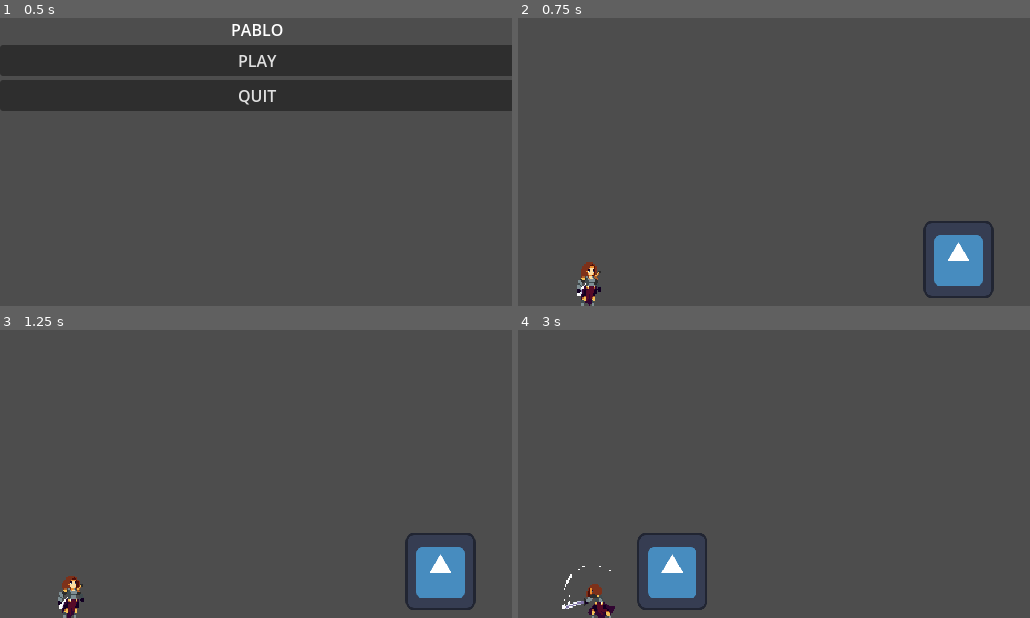
Above: before the commit, frames 1-4 (two rows, left to right).
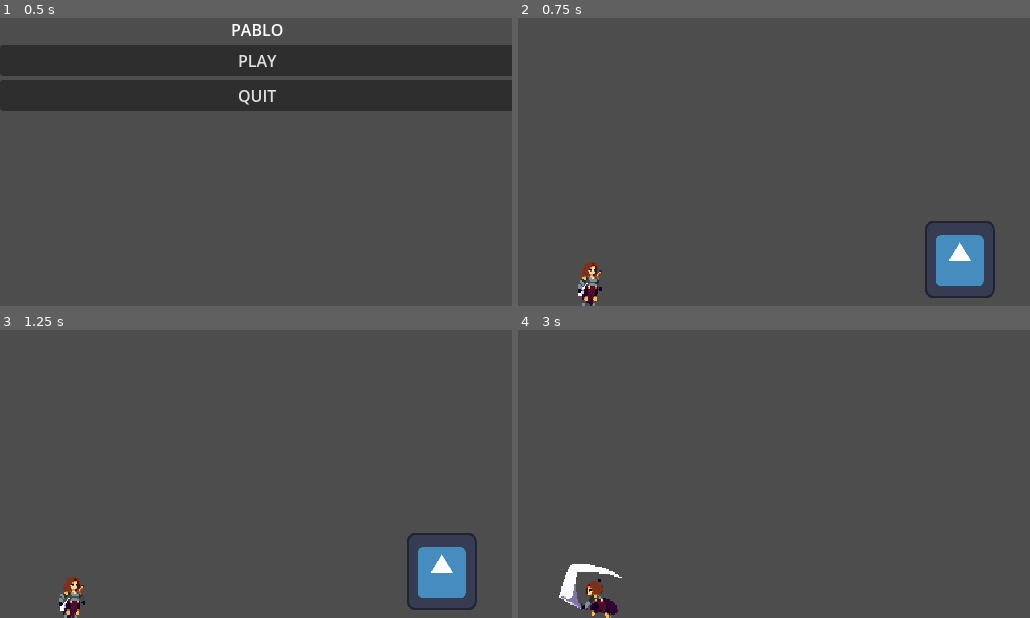
Above: after the commit, the same moments.

Repository: BaoQui/Pablo-s-Adventure
Game: Godot game, scene res://main_menu.tscn
The game is run twice, just before and just after one commit, with the same random seed, the same clock (stepped at 60 frames per second) and the same inputs. The engine's default icon, where the game draws it, is replaced by a stand-in: a white triangle on a blue panel in a dark square.
Inputs:
- Up to frame 1 (0.5 s): no input
- Up to frame 2 (0.75 s): click "PLAY" at 0.5 s
- Up to frame 3 (1.25 s): no input
- Up to frame 4 (3 s): tap Enter (ui_accept) at 1.25, 1.52, 2.27 s; hold Right (ui_right) 1.28-2.78 s; tap J (ui_punch) at 1.35, 2.3, 2.85 s; tap K (ui_shoot, bound only after the commit) at 1.55, 2.1 s; hold Left (ui_left) from 2.78 s (still down)

Frame 1 is identical in both runs. In frame 2, 0.7% of the frame differs, in the area x 11-94%, y 70-100%; in frame 3, 0.8%; in frame 4, 3.0%, in the area x 8-37%, y 70-100%.

Commit message:
Projectile  And Sword Damage
Projectile does damage

Diff:
--- a/player.gd
+++ b/player.gd
@@ -18,21 +18,29 @@
 # --- Punch settings ---
 @export var punch_damage: int = 10
 @export var punch_cooldown: float = 0.3
-@export var punch_duration: float = 0.25 # Duration of punch in seconds
-@export var air_punch_push: float = 50.0  # Optional small forward push in air
-
+@export var punch_duration: float = 0.25
+@export var air_punch_push: float = 50.0
+
+# --- Projectile settings ---
+@export var projectile_scene: PackedScene
+@export var projectile_distance: float = 500.0
+@export var projectile_speed: float = 600.0
+@export var projectile_damage: int = 20
+@export var projectile_cooldown: float = 0.5
+
+# --- Node references ---
 @onready var punch_hitbox = $PunchHitbox
 @onready var anim = $AnimatedSprite2D
 
+# --- State variables ---
 var punch_timer: float = 0.0
+var projectile_timer: float = 0.0
 var coyote_timer: float = 0.0
 var dash_timer: float = 0.0
 var dash_cooldown_timer: float = 0.0
 var current_animation: String = "idle"
 var is_dashing: bool = false
 var is_punching: bool = false
-
-# --- Air attack freeze ---
 var freeze_velocity: bool = false
 var stored_velocity: Vector2 = Vector2.ZERO
 
@@ -42,19 +50,18 @@
 		punch_hitbox.body_entered.connect(_on_punch_hitbox_body_entered)
 	if not anim.animation_finished.is_connected(_on_animation_finished):
 		anim.animation_finished.connect(_on_animation_finished)
-
 	current_animation = ""
 	play_animation("idle")
 
 func _physics_process(delta: float) -> void:
 	punch_timer -= delta
+	projectile_timer -= delta
 	dash_timer -= delta
 	dash_cooldown_timer -= delta
 
 	var input_dir := Input.get_axis("ui_left", "ui_right")
 
 	if freeze_velocity:
-		# Freeze all movement during air punch
 		if not is_on_floor():
 			var push = (-1 if anim.flip_h else 1) * air_punch_push
 			velocity = Vector2(push, 0)
@@ -91,7 +98,6 @@
 		velocity.y = -jump_force
 		coyote_timer = 0
 
-	# --- Variable jump height ---
 	if Input.is_action_just_released("ui_accept") and velocity.y < 0:
 		velocity.y *= jump_cut_multiplier
 
@@ -100,13 +106,18 @@
 		punch()
 		punch_timer = punch_cooldown
 
+	# --- Shoot projectile (with cooldown) ---
+	if Input.is_action_just_pressed("ui_shoot") and projectile_timer <= 0:
+		shoot_projectile()
+		projectile_timer = projectile_cooldown
+
 	update_animation(input_dir)
 	move_and_slide()
 
+# --- Animation ---
 func update_animation(input_dir: float) -> void:
 	if is_punching or is_dashing:
 		return
-
 	if not is_on_floor():
 		if velocity.y < 0:
 			play_animation("jump")
@@ -132,11 +143,10 @@
 		is_dashing = false
 
 func _on_punch_hitbox_body_entered(body: Node) -> void:
-	# This will be called whenever the punch hitbox touches another body
 	if body.has_method("take_damage"):
 		body.take_damage(punch_damage)
 
-
+# --- Dash ---
 func start_dash(input_dir: float) -> void:
 	if input_dir == 0:
 		input_dir = 1 if not anim.flip_h else -1
@@ -149,36 +159,56 @@
 func end_dash() -> void:
 	is_dashing = false
 
+# --- Punch ---
 func punch() -> void:
-	if anim.flip_h:
-		punch_hitbox.position.x = -abs(punch_hitbox.position.x)
-	else:
-		punch_hitbox.position.x = abs(punch_hitbox.position.x)
-
+	punch_hitbox.position.x = abs(punch_hitbox.position.x) * (-1 if anim.flip_h else 1)
 	is_punching = true
 	punch_hitbox.monitoring = true
 
-	# Freeze all movement mid-air
 	if not is_on_floor():
 		freeze_velocity = true
 		stored_velocity = velocity
 		velocity = Vector2.ZERO
 
-	# Calculate punch speed for snappy attack
 	var frame_count = anim.sprite_frames.get_frame_count("punch")
 	var punch_speed = frame_count / punch_duration
 	play_animation("punch", punch_speed)
 
-	# Disable hitbox shortly after punch starts
 	var hitbox_timer = get_tree().create_timer(0.1)
 	hitbox_timer.timeout.connect(func() -> void:
 		punch_hitbox.monitoring = false
 	)
 
-	# Safety timer to unfreeze velocity slightly before animation ends
 	var punch_reset_timer = get_tree().create_timer(punch_duration * 0.95)
 	punch_reset_timer.timeout.connect(func() -> void:
 		is_punching = false
 		if freeze_velocity:
 			freeze_velocity = false
 	)
+
+# --- Projectile ---
+func shoot_projectile() -> void:
+	if projectile_scene == null:
+		print("No projectile scene assigned!")
+		return
+
+	var projectile = projectile_scene.instantiate()
+
+	# Add projectile to the scene tree (same parent as player)
+	get_parent().add_child(projectile)
+
+	# Calculate spawn position (slightly in front of player)
+	var spawn_offset = Vector2(30, 0)  # 30 pixels in front
+	if anim.flip_h:
+		spawn_offset.x *= -1
+
+	projectile.global_position = global_position + spawn_offset
+
+	# Set projectile properties
+	projectile.direction = Vector2.RIGHT if not anim.flip_h else Vector2.LEFT
+	projectile.max_distance = projectile_distance
+	projectile.speed = projectile_speed
+	projectile.damage = projectile_damage
+
+	# Debug confirmation
+	print("Projectile fired! Position: ", projectile.global_position, " Direction: ", projectile.direction)
--- a/player.tscn
+++ b/player.tscn
@@ -1,7 +1,8 @@
-[gd_scene load_steps=38 format=3 uid="uid://b4x3q61v00dwr"]
+[gd_scene load_steps=39 format=3 uid="uid://b4x3q61v00dwr"]
 
 [ext_resource type="Script" uid="uid://x75xjjktfw22" path="res://player.gd" id="1_4flbx"]
 [ext_resource type="Texture2D" uid="uid://c1h5hxuv6aq7x" path="res://Individual Sprite/idle/Warrior_Idle_1.png" id="2_efrwb"]
+[ext_resource type="PackedScene" uid="uid://c80q0mof47f1a" path="res://projectile.tscn" id="2_hl5qd"]
 [ext_resource type="Texture2D" uid="uid://dv6ctc6fhyg6u" path="res://icon.svg" id="2_onrkg"]
 [ext_resource type="Texture2D" uid="uid://bucp1eywy5d01" path="res://Individual Sprite/idle/Warrior_Idle_2.png" id="3_hiqhm"]
 [ext_resource type="Script" uid="uid://mom5b183pa1p" path="res://dummy.gd" id="3_sweqy"]
@@ -47,7 +48,7 @@
 }],
 "loop": true,
 "name": &"fall",
-"speed": 5.0
+"speed": 6.0
 }, {
 "frames": [{
 "duration": 1.0,
@@ -70,7 +71,7 @@
 }],
 "loop": true,
 "name": &"idle",
-"speed": 5.0
+"speed": 7.0
 }, {
 "frames": [{
 "duration": 1.0,
@@ -84,7 +85,7 @@
 }],
 "loop": true,
 "name": &"jump",
-"speed": 5.0
+"speed": 6.0
 }, {
 "frames": [{
 "duration": 1.0,
@@ -113,7 +114,7 @@
 }],
 "loop": false,
 "name": &"punch",
-"speed": 2.0
+"speed": 1.35
 }, {
 "frames": [{
 "duration": 1.0,
@@ -142,7 +143,7 @@
 }],
 "loop": true,
 "name": &"run",
-"speed": 5.0
+"speed": 11.0
 }]
 
 [sub_resource type="CapsuleShape2D" id="CapsuleShape2D_sweqy"]
@@ -163,11 +164,14 @@
 
 [node name="Player" type="CharacterBody2D" parent="."]
 position = Vector2(-44.761, 28.7247)
-scale = Vector2(0.357132, 0.367257)
+scale = Vector2(0.354548, 0.371178)
 script = ExtResource("1_4flbx")
 deceleration = 6000.0
 jump_force = 400.0
 gravity = 800.0
+projectile_scene = ExtResource("2_hl5qd")
+projectile_distance = 400.0
+projectile_speed = 1500.0
 
 [node name="AnimatedSprite2D" type="AnimatedSprite2D" parent="Player"]
 position = Vector2(6.77475, -4.28557)
@@ -183,6 +187,7 @@
 [node name="PunchHitbox" type="Area2D" parent="Player"]
 position = Vector2(28, 3)
 scale = Vector2(3.71964, 0.96015)
+collision_mask = 7
 
 [node name="CollisionShape2D" type="CollisionShape2D" parent="Player/PunchHitbox"]
 position = Vector2(-3.58133, -8.70384)
@@ -191,7 +196,6 @@
 
 [node name="Camera2D" type="Camera2D" parent="Player"]
 position = Vector2(141.143, 43.9285)
-scale = Vector2(1, 1)
 zoom = Vector2(1.5, 1.5)
 limit_top = 0
 limit_bottom = 0
@@ -207,6 +211,8 @@
 [node name="Dummy" type="CharacterBody2D" parent="."]
 position = Vector2(55.2455, 26.3637)
 scale = Vector2(0.901565, 0.901565)
+collision_layer = 2
+collision_mask = 4
 script = ExtResource("3_sweqy")
 
 [node name="Sprite2D" type="Sprite2D" parent="Dummy"]
--- a/project.godot
+++ b/project.godot
@@ -52,6 +52,11 @@
 "events": [Object(InputEventKey,"resource_local_to_scene":false,"resource_name":"","device":-1,"window_id":0,"alt_press …(192 unchanged characters)…
 ]
 }
+ui_shoot={
+"deadzone": 0.2,
+"events": [Object(InputEventKey,"resource_local_to_scene":false,"resource_name":"","device":-1,"window_id":0,"alt_pressed":false,"shift_pressed":false,"ctrl_pressed":false,"meta_pressed":false,"pressed":false,"keycode":0,"physical_keycode":75,"key_label":0,"unicode":107,"location":0,"echo":false,"script":null)
+]
+}
 
 [rendering]
 
--- /dev/null
+++ b/projectile.gd
@@ -0,0 +1,59 @@
+extends Area2D
+
+# --- Projectile settings ---
+@export var speed: float = 600.0
+@export var max_distance: float = 500.0
+@export var damage: int = 20
+@export var rotate_to_direction: bool = true
+
+# --- Internal variables ---
+var direction: Vector2 = Vector2.RIGHT
+var start_position: Vector2
+var active: bool = true
+
+func _ready() -> void:
+	# Connect the body_entered signal
+	if not body_entered.is_connected(_on_body_entered):
+		body_entered.connect(_on_body_entered)
+
+	# Set collision layers (optional - adjust based on your setup)
+	collision_layer = 0  # Projectile doesn't collide with anything
+	collision_mask = 2   # Only detects enemies (assuming they're on layer 2)
+
+	start_position = global_position
+
+	if rotate_to_direction:
+		rotation = direction.angle()
+
+	print("Projectile created at: ", global_position)
+
+func _physics_process(delta: float) -> void:
+	if not active:
+		return
+
+	# Move the projectile
+	global_position += direction * speed * delta
+
+	# Check if projectile has traveled max distance
+	if global_position.distance_to(start_position) >= max_distance:
+		print("Projectile reached max distance, destroying")
+		destroy_projectile()
+
+func _on_body_entered(body: Node) -> void:
+	if not active:
+		return
+
+	print("Projectile hit: ", body.name)
+
+	# Check if the body can take damage (enemy)
+	if body.has_method("take_damage"):
+		body.take_damage(damage)
+		print("Damage dealt: ", damage)
+		destroy_projectile()
+	# Don't destroy on player collision (assuming player doesn't have take_damage method)
+	elif body.name == "Player" or body.get_parent().name == "Player":
+		return  # Ignore player collision
+
+func destroy_projectile() -> void:
+	active = false
+	queue_free()
--- /dev/null
+++ b/projectile.tscn
@@ -0,0 +1,26 @@
+[gd_scene load_steps=4 format=3 uid="uid://c80q0mof47f1a"]
+
+[ext_resource type="Texture2D" uid="uid://dafxx5ht5atxd" path="res://8BitDeckAssets.png" id="1_a85iw"]
+[ext_resource type="Script" uid="uid://d0jqubpdvshfs" path="res://projectile.gd" id="1_qxf0c"]
+
+[sub_resource type="RectangleShape2D" id="RectangleShape2D_qxf0c"]
+size = Vector2(16, 12)
+
+[node name="Node2D" type="Area2D"]
+scale = Vector2(0.341126, 0.356968)
+collision_layer = 7
+collision_mask = 3
+script = ExtResource("1_qxf0c")
+
+[node name="CollisionShape2D" type="CollisionShape2D" parent="."]
+light_mask = 7
+visibility_layer = 3
+shape = SubResource("RectangleShape2D_qxf0c")
+
+[node name="Sprite2D" type="Sprite2D" parent="."]
+position = Vector2(-1.19209e-07, -2.84217e-14)
+rotation = 1.5708
+scale = Vector2(0.34, 0.34)
+texture = ExtResource("1_a85iw")
+region_enabled = true
+region_rect = Rect2(0.552568, 0.896644, 33.6011, 45.3808)
Binary file added: 8BitDeckAssets.png
Not shown, added: 8BitDeckAssets.png.import
Not shown, added: projectile.gd.uid
